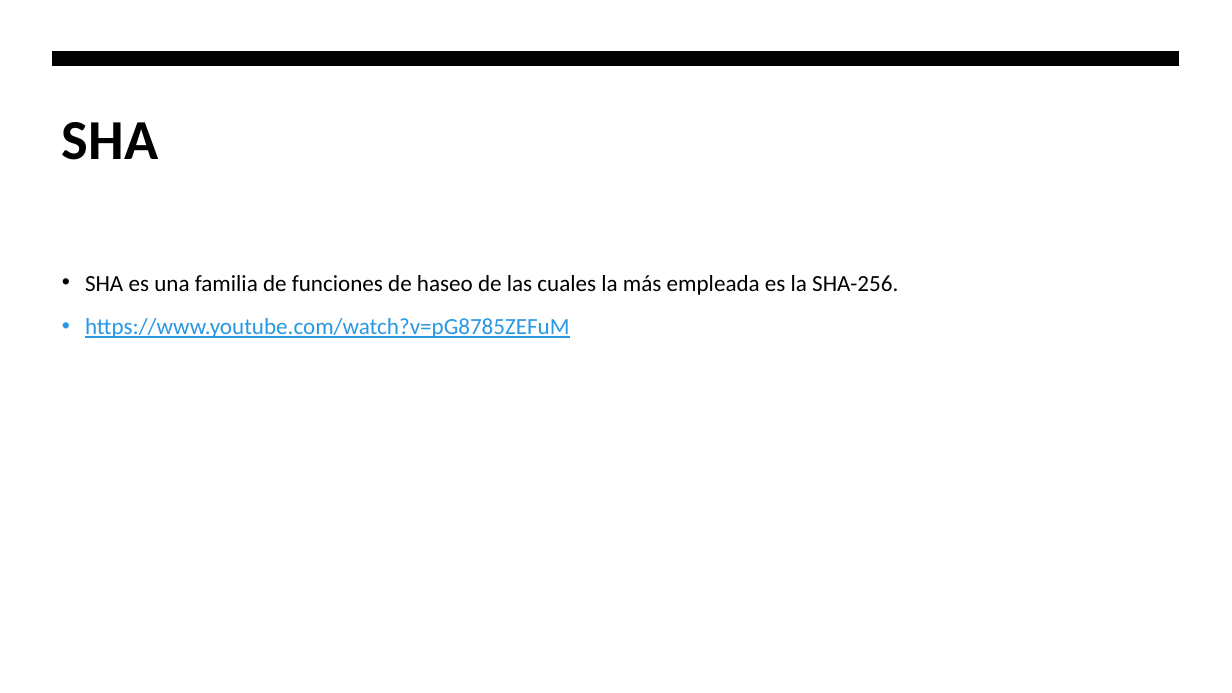
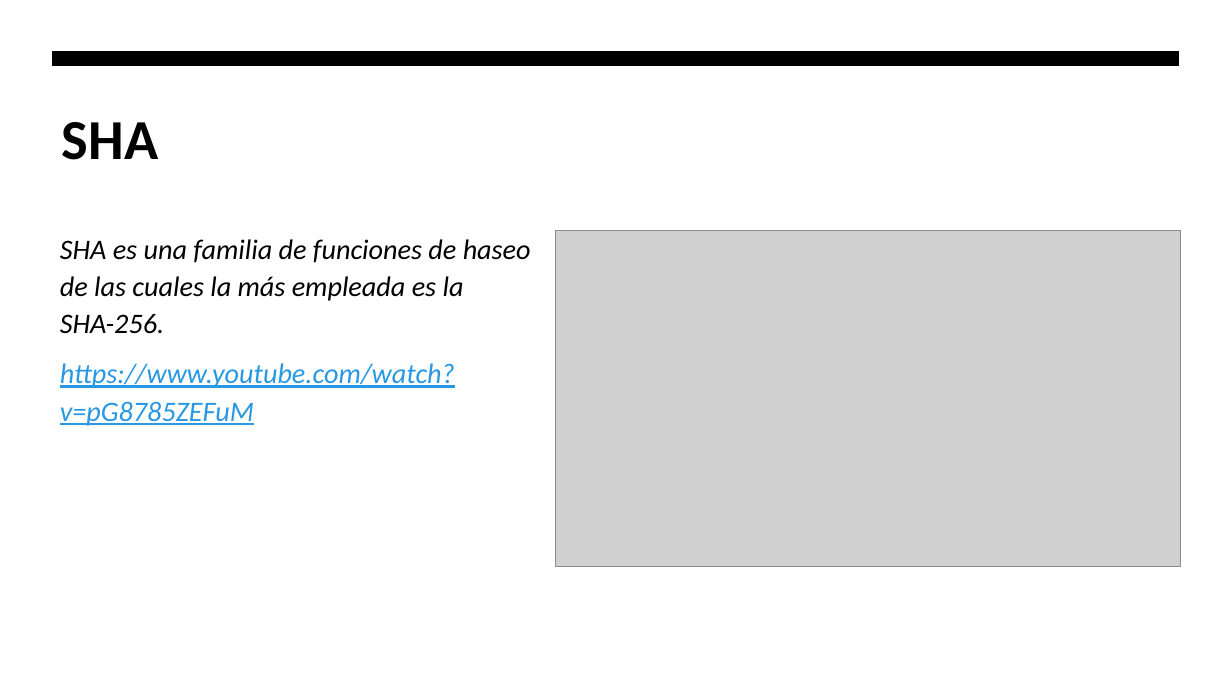
Before and after one commit to hombrefrustrado/criptografia-presentaci-n, a slide deck: slide 42 of criptografía teorica.pptx. Drawn at 1232x693 pixels with LibreOffice and Linux fonts; fonts in the diff are those of the drawing; grey boxes stand for pictures. Boxes give left, top, right and bottom in pixels: in the first picture for what was removed or moved away, otherwise in the second. Text is boxed around its words. In the diff, an @@ line names an element or a change of style, - is before the commit and + after.

```diff
--- a/criptografía teorica.pptx
+++ b/criptografía teorica.pptx
@@ text "SHA es una familia de ...": place and size @@
-text "SHA es una familia de ..." at [85,275,898,338]
+text "SHA es una familia de ..." at [60,239,531,426]
@@ text "SHA es una familia de ..." at [60,239,531,426]: size 18 to 22 pt, italic on; bullet • to none @@
@@ picture added at [555,230,1181,567] @@
```
Also in this commit, not shown: 4 other slides changed, 2 slides added, 6 other files.
